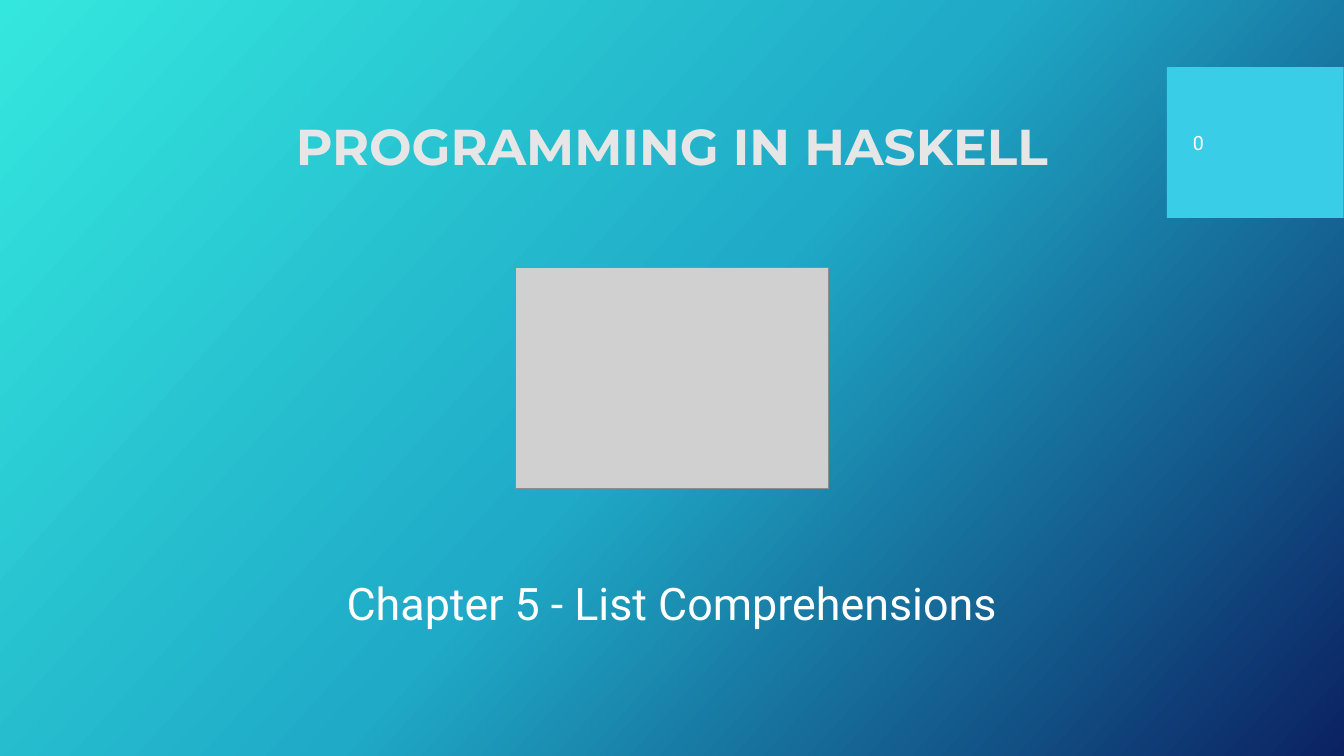
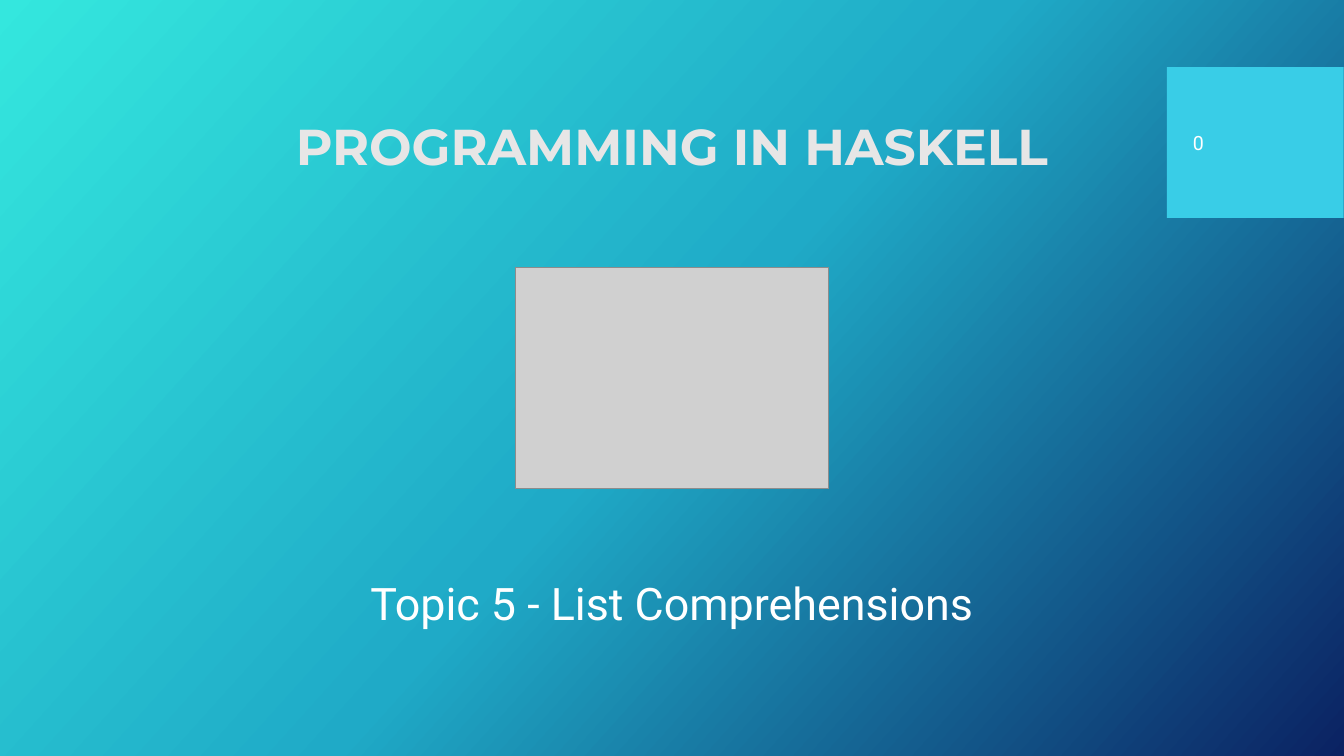
Before and after one commit to Fun-Prog-26/fun-prog-26, a slide deck: slide 1 of topic05-list-comprehensions/unit-05a-lectures/talk-1/a-list-comprehensions.pptx. Drawn at 1344x756 pixels with LibreOffice and Linux fonts; fonts in the diff are those of the drawing; grey boxes stand for pictures; background and template pictures are left out. Boxes give left, top, right and bottom in pixels: in the first picture for what was removed or moved away, otherwise in the second. Text is boxed around its words. In the diff, an @@ line names an element or a change of style, - is before the commit and + after.

Commit message:
updating topic 5

```diff
--- a/topic05-list-comprehensions/unit-05a-lectures/talk-1/a-list-comprehensions.pptx
+++ b/topic05-list-comprehensions/unit-05a-lectures/talk-1/a-list-comprehensions.pptx
@@ text at [370,586,973,629]: text changed @@
-Chapter 5 - List Comprehensions
+Topic 5 - List Comprehensions
```
Also in this commit, not shown: 19 other slides changed, 17 other files.
